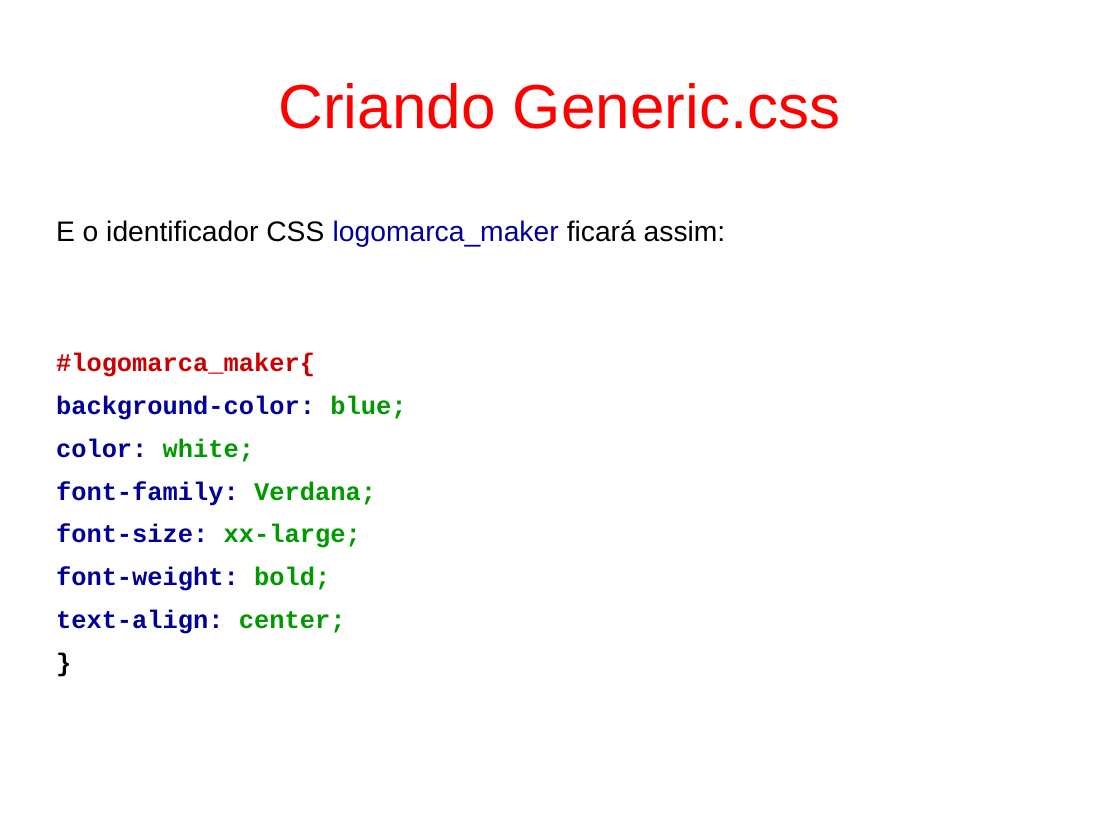
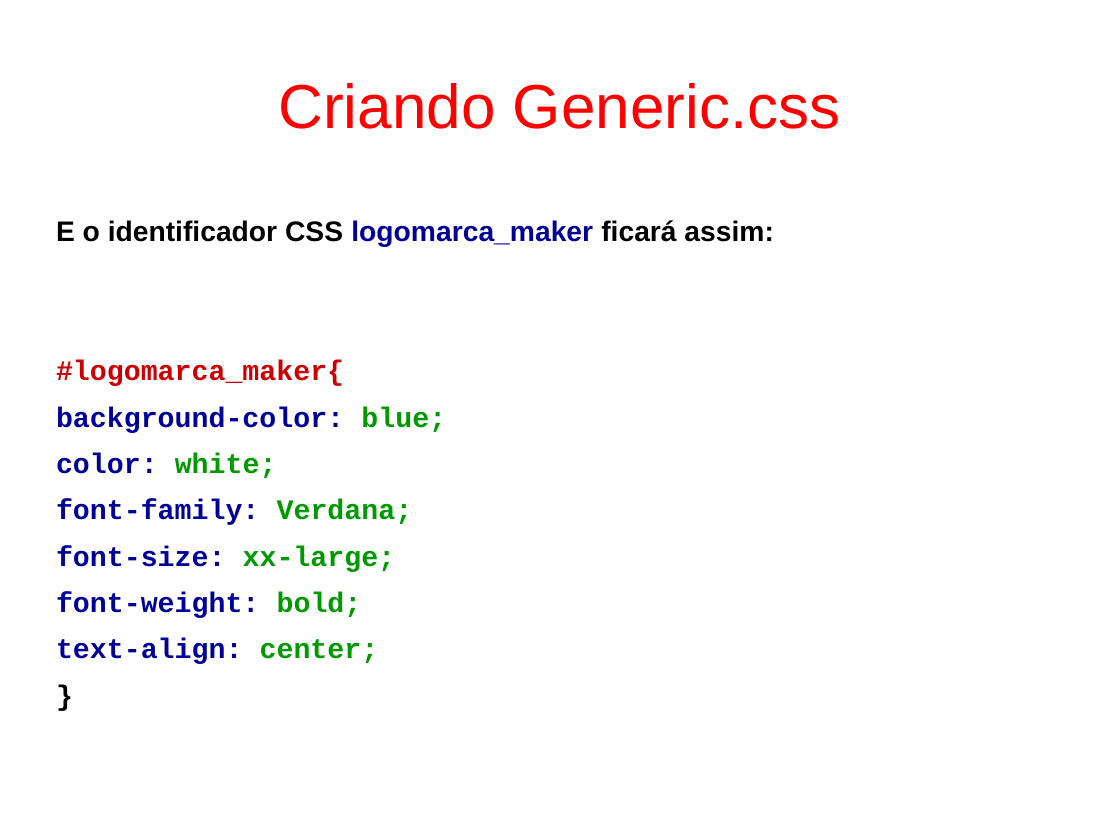
Before and after one commit to fgsl/lojasacme, a slide deck: slide 41 of docs/tutorial.odp. Drawn at 1120x840 pixels with LibreOffice and Linux fonts; fonts in the diff are those of the drawing. Boxes give left, top, right and bottom in pixels: in the first picture for what was removed or moved away, otherwise in the second. Text is boxed around its words. In the diff, an @@ line names an element or a change of style, - is before the commit and + after.

```diff
--- a/docs/tutorial.odp
+++ b/docs/tutorial.odp
@@ text "E o identificador CSS logomarca_maker ..." at [56, 220, 773, 664]: bold on in "E o identificador CSS logomarca_maker ficará assim:"; size 18 to 20 pt in "#logomarca_maker{", "background-color: blue;", "color: white;", "font-family: Verdana;" and 4 more places @@
```
Also in this commit, not shown: 108 other slides changed, 35 slides added.
